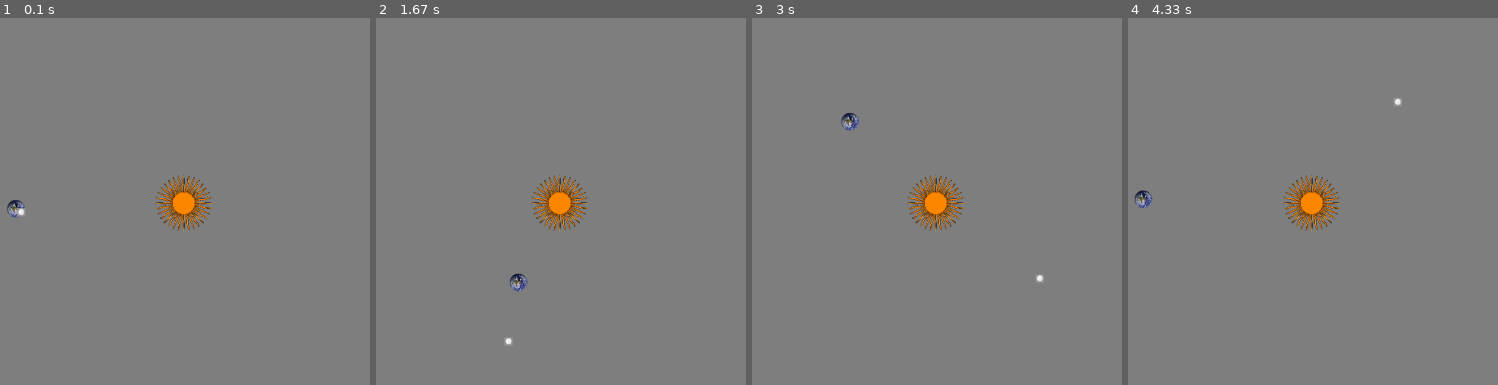
Above: before the commit, frames 1-4 (left to right).
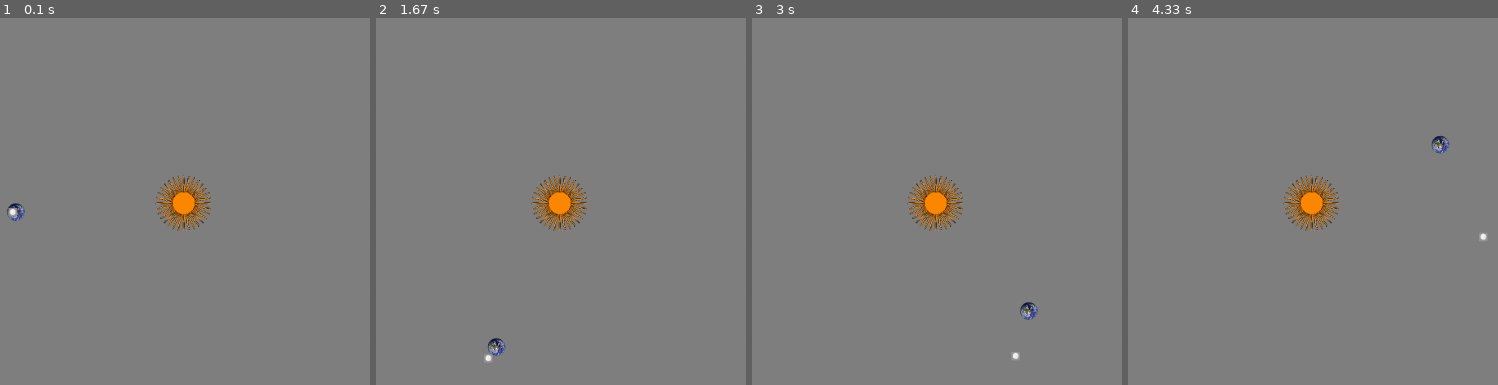
Above: after the commit, the same moments.

Repository: High-Performance-Games/pygame-demo
Game: pygame game, started from gravity_sim.py
Two runs of this game, one before a commit and one after it. Both use one fixed random seed, a clock stepped at 60 frames per second and the inputs below.
Inputs:
- Up to frame 1 (0.1 s): no input
- Up to frame 2 (1.67 s): no input
- Up to frame 3 (3 s): no input
- Up to frame 4 (4.33 s): no input

The runs differ from the first frame. In frame 1, 0.2% of the frame differs, in the area x 1-7%, y 49-56%; in frame 2, 0.4%; in frame 3, 0.4%; in frame 4, 0.4%, in the area x 1-98%, y 21-61%.

Commit message:
Better physics

Diff:
--- a/gravity_sim.py
+++ b/gravity_sim.py
@@ -28,10 +28,10 @@
 # Load image
 
 sun = Object('Orange_sun_01.png', (width/2, height/2), (100, 100), 0, sunMass)
-moon = Object('moon.png', (sun.position.x - 290, height/2), (15, 15), 90, moonMass)
+moon = Object('moon.png', (sun.position.x - 305, height/2), (15, 15), 90, moonMass)
 earth = Object('earth.png', (sun.position.x - 300, height/2), (35, 35), 90, earthMass)
-moon.velocity = Vector2(0, 200)
-earth.velocity = Vector2(0, 130)
+moon.velocity = Vector2(0, 210)
+earth.velocity = Vector2(0, 200)
 
 earth.active = True
 moon.active = True
@@ -49,9 +49,9 @@
     frameTime = gameClock.tick(60.0)  # attempts to normalize the time between game loops
     dt = frameTime / 1000.0  # divide by ~1000
 
-    a = gravityAcceleration(earth, moon)
-    a = gravityAcceleration(sun, earth)
-    a = gravityAcceleration(sun, moon)
+    gravityAcceleration(earth, moon)
+    gravityAcceleration(sun, earth)
+    gravityAcceleration(sun, moon)
     earth.update(dt)
     moon.update(dt)
     sun.update(dt)
